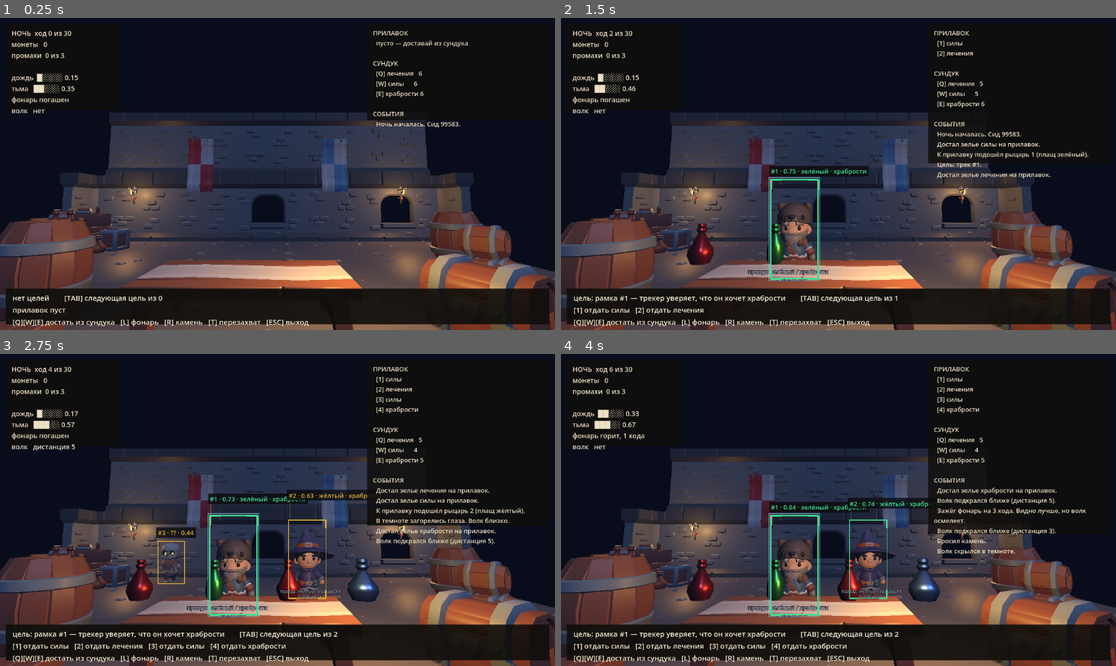
Above: before the commit, frames 1-4 (two rows, left to right).
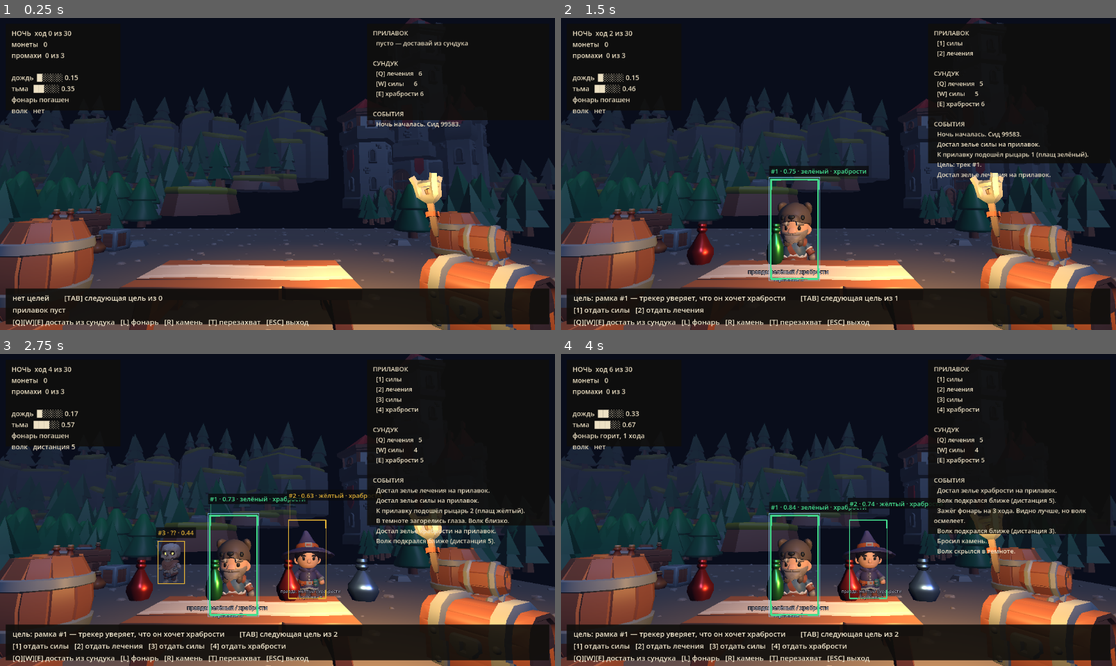
Above: after the commit, the same moments.

Repository: Azidaan/FlyNight
Game: Godot game, scene res://src/view/main.tscn
The game is run twice, just before and just after one commit, with the same random seed, the same clock (stepped at 60 frames per second) and the same inputs.
Inputs:
- Up to frame 1 (0.25 s): no input
- Up to frame 2 (1.5 s): tap Enter at 0.5 s; hold W 0.53-1.28 s; tap Tab at 0.6 s; tap Space at 0.77 s; tap Q at 1.35 s
- Up to frame 3 (2.75 s): tap Space at 1.52, 2 s; hold W from 2.03 s (still down); tap E at 2.1 s
- Up to frame 4 (4 s): tap L at 2.85 s; tap Space at 3.02, 3.77 s; release W at 3.53 s; tap R at 3.6 s

The runs differ from the first frame. In frame 1, 36% of the frame differs, in the area x 0-100%, y 0-100%; in frame 2, 33%; in frame 3, 31%; in frame 4, 31%.

Commit message:
feat: карта по наброску - замок справа, гряды и лес слева
Добавлен KayKit Medieval Hexagon Pack (CC0): холмы с деревьями,
горы, лес, замок и башни. Формат раздельный gltf+bin+текстура,
поэтому структура папок сохранена - иначе модели не находят данные.

Два пака в разных масштабах: dungeon - ближний план (персонаж 3.1),
hexagon - дальний (дерево 1.2). Гекс-модели ставятся далеко
и укрупняются в 5-15 раз.

- снесена глухая стена замка вплотную: она закрывала весь обзор
- три яруса гряд подняты по Y ступенями, иначе сливались в полосу
- лес разведён по краям: сплошной стеной он закрывал гряды
- туман ослаблен вдвое, чтобы дальний план читался

Co-Authored-By: Claude Fable 5 <noreply@anthropic.com>

Diff:
--- a/src/view/main.tscn
+++ b/src/view/main.tscn
@@ -12,7 +12,7 @@
 fog_enabled = true
 fog_light_color = Color(0.15, 0.18, 0.28, 1)
 fog_light_energy = 0.6
-fog_density = 0.032
+fog_density = 0.016
 fog_sky_affect = 0.0
 
 [node name="Main" type="Node3D"]
--- a/src/view/scene_builder.gd
+++ b/src/view/scene_builder.gd
@@ -1,26 +1,40 @@
 class_name SceneBuilder
 extends RefCounted
 
-## Постройка неподвижной части мира из KayKit Dungeon Remastered (CC0).
+## Постройка неподвижной части мира.
 ##
-## Пак живёт в сетке 4 единицы на тайл: пол 4x4, стена 4x4x1, стол 4 в длину,
-## персонаж ~3.1 в высоту. Все координаты ниже — в этих же единицах.
+## Два пака в разных масштабах. Dungeon Remastered — ближний план, сетка
+## 4 единицы на тайл, персонаж ~3.1 в высоту. Medieval Hexagon — дальний план,
+## там дерево всего 1.2, поэтому его модели ставятся далеко и укрупняются.
+## Все координаты ниже — в единицах ближнего плана.
 
 const TILE := 4.0
 
 const FLOOR := preload("res://assets/props/floor_dirt_large.glb")
-const WALL := preload("res://assets/props/wall.glb")
-const WALL_WINDOW := preload("res://assets/props/wall_archedwindow_open.glb")
-const WALL_CORNER := preload("res://assets/props/wall_corner.glb")
 const TABLE := preload("res://assets/props/table_long_tablecloth.glb")
 const CHEST := preload("res://assets/props/chest.glb")
 const BARREL := preload("res://assets/props/barrel_large.glb")
 const BARRELS_SMALL := preload("res://assets/props/barrel_small_stack.glb")
 const CRATES := preload("res://assets/props/crates_stacked.glb")
 const TORCH := preload("res://assets/props/torch_mounted.glb")
-const BANNER_RED := preload("res://assets/props/banner_patternA_red.glb")
-const BANNER_BLUE := preload("res://assets/props/banner_patternA_blue.glb")
 const STOOL := preload("res://assets/props/stool.glb")
+
+const HILLS_NEAR := preload("res://assets/hex/nature/hills_C_trees.gltf")
+const HILLS_MID := preload("res://assets/hex/nature/hills_B_trees.gltf")
+const HILLS_FAR := preload("res://assets/hex/nature/hills_A_trees.gltf")
+const MOUNTAIN_A := preload("res://assets/hex/nature/mountain_A_grass_trees.gltf")
+const MOUNTAIN_C := preload("res://assets/hex/nature/mountain_C_grass_trees.gltf")
+const TREES_A_LARGE := preload("res://assets/hex/nature/trees_A_large.gltf")
+const TREES_A_MED := preload("res://assets/hex/nature/trees_A_medium.gltf")
+const TREES_B_LARGE := preload("res://assets/hex/nature/trees_B_large.gltf")
+const TREES_B_MED := preload("res://assets/hex/nature/trees_B_medium.gltf")
+const TREE_A := preload("res://assets/hex/nature/tree_single_A.gltf")
+const TREE_B := preload("res://assets/hex/nature/tree_single_B.gltf")
+const ROCK_A := preload("res://assets/hex/nature/rock_single_A.gltf")
+
+const CASTLE := preload("res://assets/hex/castle/building_castle_red.gltf")
+const TOWER_A := preload("res://assets/hex/castle/building_tower_A_red.gltf")
+const TOWER_B := preload("res://assets/hex/castle/building_tower_B_red.gltf")
 
 ## Высота столешницы: на неё ставятся зелья.
 const COUNTER_TOP := 1.0
@@ -37,45 +51,81 @@
 const WOLF_LANE_X := -5.0
 
 static func build(root: Node3D) -> void:
-	_floor(root)
-	_back_wall(root)
+	_ground(root)
+	_castle(root)
+	_ridges(root)
+	_forest(root)
 	_counter(root)
 	_dressing(root)
 
-static func _floor(root: Node3D) -> void:
-	for ix in range(-2, 3):
-		for iz in range(-3, 2):
+static func _ground(root: Node3D) -> void:
+	for ix in range(-3, 4):
+		for iz in range(-4, 2):
 			_put(root, FLOOR, Vector3(ix * TILE, 0.0, iz * TILE))
 
-static func _back_wall(root: Node3D) -> void:
-	var z := -11.0
-	for ix in range(-2, 3):
-		var piece: PackedScene = WALL_WINDOW if ix == 0 or ix == 2 else WALL
-		_put(root, piece, Vector3(ix * TILE, 0.0, z))
-		# Второй ярус: одиночная стена низкая, и над ней зияла пустота.
-		_put(root, WALL, Vector3(ix * TILE, TILE, z))
+## Замок справа, как на наброске. Отодвинут и укрупнён: в родном масштабе
+## гекс-пака он был бы по пояс покупателю.
+static func _castle(root: Node3D) -> void:
+	_put(root, CASTLE, Vector3(26.0, 3.0, -40.0), -PI * 0.28, 9.0)
+	_put(root, TOWER_A, Vector3(13.0, 1.5, -30.0), 0.4, 7.0)
+	_put(root, TOWER_B, Vector3(40.0, 4.0, -54.0), -0.2, 8.0)
+	_put(root, TOWER_A, Vector3(21.0, 5.0, -62.0), 0.9, 6.5)
 
-	_put(root, WALL_CORNER, Vector3(-3 * TILE + 1.0, 0.0, z), PI * 0.5)
-	_put(root, WALL_CORNER, Vector3(3 * TILE - 1.0, 0.0, z), 0.0)
+## Три гряды, уходящие влево и вдаль — зелёная, синяя, фиолетовая с наброска.
+## Дальние тонут в тумане сами, отдельного осветления не требуется.
+static func _ridges(root: Node3D) -> void:
+	# Ярусы поднимаются по Y: без этого гряды сливались в одну плоскую полосу,
+	# а на наброске они отчётливо стоят друг над другом.
+	for i in range(7):
+		_put(root, HILLS_NEAR, Vector3(-10.0 - i * 12.0, 1.0, -26.0 - i * 2.0),
+			i * 0.7, 7.0)
+	for i in range(7):
+		_put(root, HILLS_MID, Vector3(-2.0 - i * 15.0, 4.5, -48.0 - i * 3.0),
+			i * 1.1, 10.0)
+	for i in range(6):
+		_put(root, MOUNTAIN_A if i % 2 == 0 else MOUNTAIN_C,
+			Vector3(2.0 - i * 22.0, 9.0, -78.0 - i * 4.0), i * 0.5, 15.0)
+	for i in range(3):
+		_put(root, HILLS_FAR, Vector3(34.0 + i * 20.0, 3.0, -60.0 - i * 6.0),
+			i * 0.8, 10.0)
 
-	_put(root, BANNER_RED, Vector3(-4.0, 2.4, z + 0.6))
-	_put(root, BANNER_BLUE, Vector3(4.0, 2.4, z + 0.6))
+## Лес среднего плана: кромка, из которой выходит нежить.
+static func _forest(root: Node3D) -> void:
+	# Лес разведён по краям: сплошной стеной он закрывал гряды,
+	# и глубина, ради которой всё затевалось, пропадала.
+	var spots := [
+		Vector3(-17.0, 0.0, -13.0), Vector3(-23.0, 0.0, -18.0),
+		Vector3(-29.0, 0.0, -13.0), Vector3(-21.0, 0.0, -24.0),
+		Vector3(-33.0, 0.0, -21.0), Vector3(-15.0, 0.0, -20.0),
+		Vector3(17.0, 0.0, -16.0), Vector3(23.0, 0.0, -22.0),
+		Vector3(14.0, 0.0, -24.0),
+	]
+	var kinds := [TREES_A_LARGE, TREES_B_LARGE, TREES_A_MED, TREES_B_MED]
+	for i in range(spots.size()):
+		_put(root, kinds[i % kinds.size()], spots[i], float(i) * 0.9, 4.5)
 
-	# Факелы на дальней стене: единственный свет, кроме фонаря на прилавке.
-	for x in [-8.0, 8.0]:
-		_put(root, TORCH, Vector3(x, 2.6, z + 0.6))
-		var glow := OmniLight3D.new()
-		glow.position = Vector3(x, 2.8, z + 1.2)
-		glow.light_color = Color(1.0, 0.72, 0.38)
-		glow.light_energy = 2.2
-		glow.omni_range = 9.0
-		root.add_child(glow)
+	# одиночные деревья ближе, чтобы кромка не обрывалась стеной
+	for spot in [Vector3(-9.5, 0.0, -10.5), Vector3(-13.5, 0.0, -8.0),
+			Vector3(9.5, 0.0, -12.0)]:
+		_put(root, TREE_A if spot.x < 0.0 else TREE_B, spot, spot.z, 3.2)
+
+	for spot in [Vector3(-7.0, 0.0, -9.0), Vector3(7.5, 0.0, -9.5)]:
+		_put(root, ROCK_A, spot, spot.x, 4.0)
 
 static func _counter(root: Node3D) -> void:
 	# Стол в паке длинный вдоль Z — разворачиваем поперёк взгляда.
 	_put(root, TABLE, Vector3(0.0, 0.0, 0.0), PI * 0.5)
 	_put(root, CHEST, Vector3(4.4, 0.0, 0.4), -PI * 0.35)
 	_put(root, STOOL, Vector3(-3.4, 0.0, 1.0))
+
+	# Факел у прилавка — единственный близкий источник света.
+	_put(root, TORCH, Vector3(3.2, 2.2, 1.2), PI)
+	var glow := OmniLight3D.new()
+	glow.position = Vector3(3.2, 2.6, 1.4)
+	glow.light_color = Color(1.0, 0.74, 0.4)
+	glow.light_energy = 3.0
+	glow.omni_range = 14.0
+	root.add_child(glow)
 
 static func _dressing(root: Node3D) -> void:
 	_put(root, BARREL, Vector3(-4.6, 0.0, -0.6))
@@ -84,9 +134,12 @@
 	_put(root, BARREL, Vector3(7.6, 0.0, -5.0))
 	_put(root, CRATES, Vector3(-8.2, 0.0, -7.6), PI * 0.4)
 
-static func _put(root: Node3D, scene: PackedScene, pos: Vector3, yaw: float = 0.0) -> Node3D:
+static func _put(root: Node3D, scene: PackedScene, pos: Vector3,
+		yaw: float = 0.0, scale_factor: float = 1.0) -> Node3D:
 	var node: Node3D = scene.instantiate()
 	node.position = pos
 	node.rotation.y = yaw
+	if not is_equal_approx(scale_factor, 1.0):
+		node.scale = Vector3.ONE * scale_factor
 	root.add_child(node)
 	return node
--- a/tools/inspect_assets.gd
+++ b/tools/inspect_assets.gd
@@ -5,12 +5,13 @@
 
 func _initialize() -> void:
 	var paths: Array[String] = []
-	for dir_path in ["res://assets/props", "res://assets/characters"]:
+	for dir_path in ["res://assets/props", "res://assets/characters",
+			"res://assets/hex/nature", "res://assets/hex/castle"]:
 		var d := DirAccess.open(dir_path)
 		if d == null:
 			continue
 		for f in d.get_files():
-			if f.ends_with(".glb"):
+			if f.ends_with(".glb") or f.ends_with(".gltf"):
 				paths.append(dir_path + "/" + f)
 	paths.sort()
 
Binary file added: assets/hex/castle/building_castle_red.bin
Not shown, added: assets/hex/castle/building_castle_red.gltf
Not shown, added: assets/hex/castle/building_castle_red.gltf.import
Binary file added: assets/hex/castle/building_tower_A_red.bin
Not shown, added: assets/hex/castle/building_tower_A_red.gltf
Not shown, added: assets/hex/castle/building_tower_A_red.gltf.import
Binary file added: assets/hex/castle/building_tower_B_red.bin
Not shown, added: assets/hex/castle/building_tower_B_red.gltf
Not shown, added: assets/hex/castle/building_tower_B_red.gltf.import
Binary file added: assets/hex/castle/hexagons_medieval.png
Not shown, added: assets/hex/castle/hexagons_medieval.png.import
Binary file added: assets/hex/nature/hexagons_medieval.png
(and 41 more such lines)
